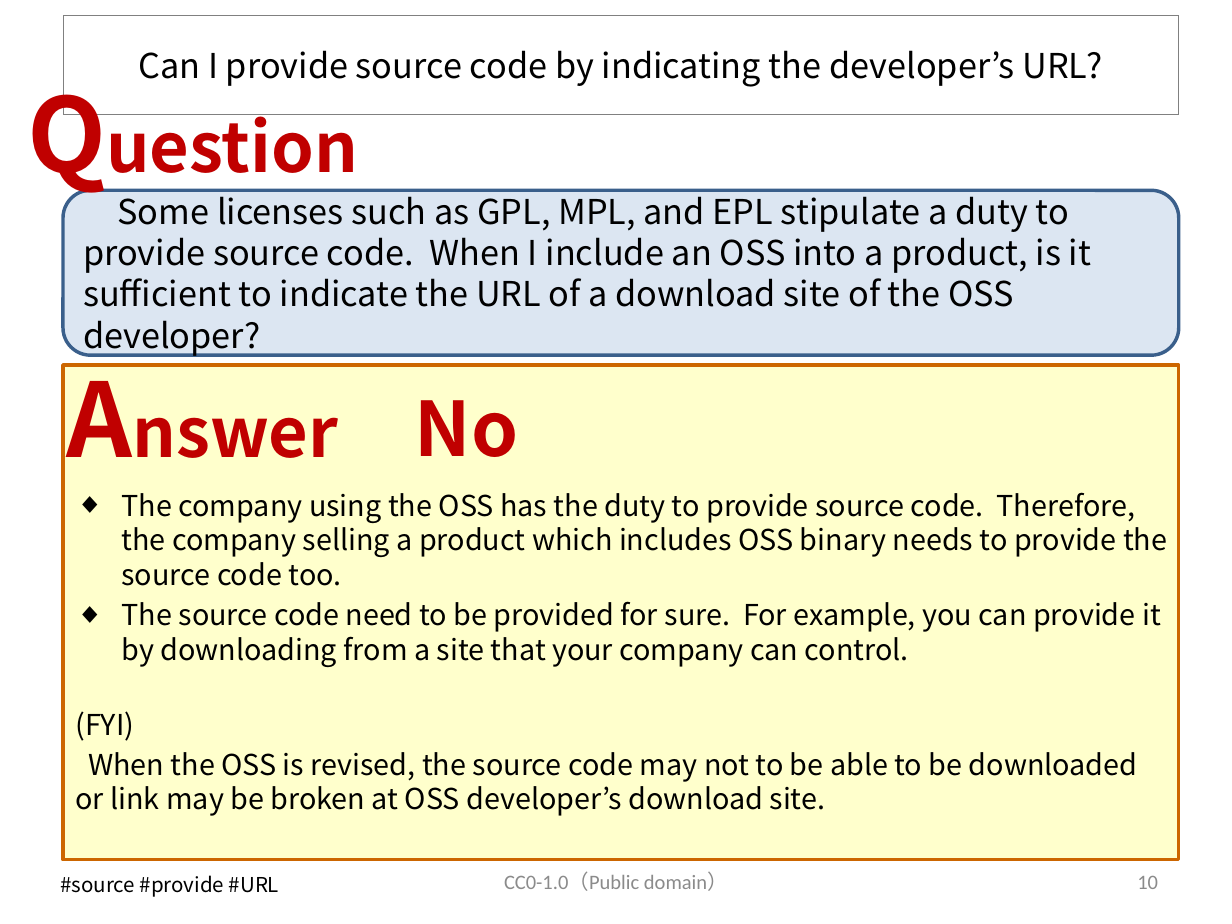
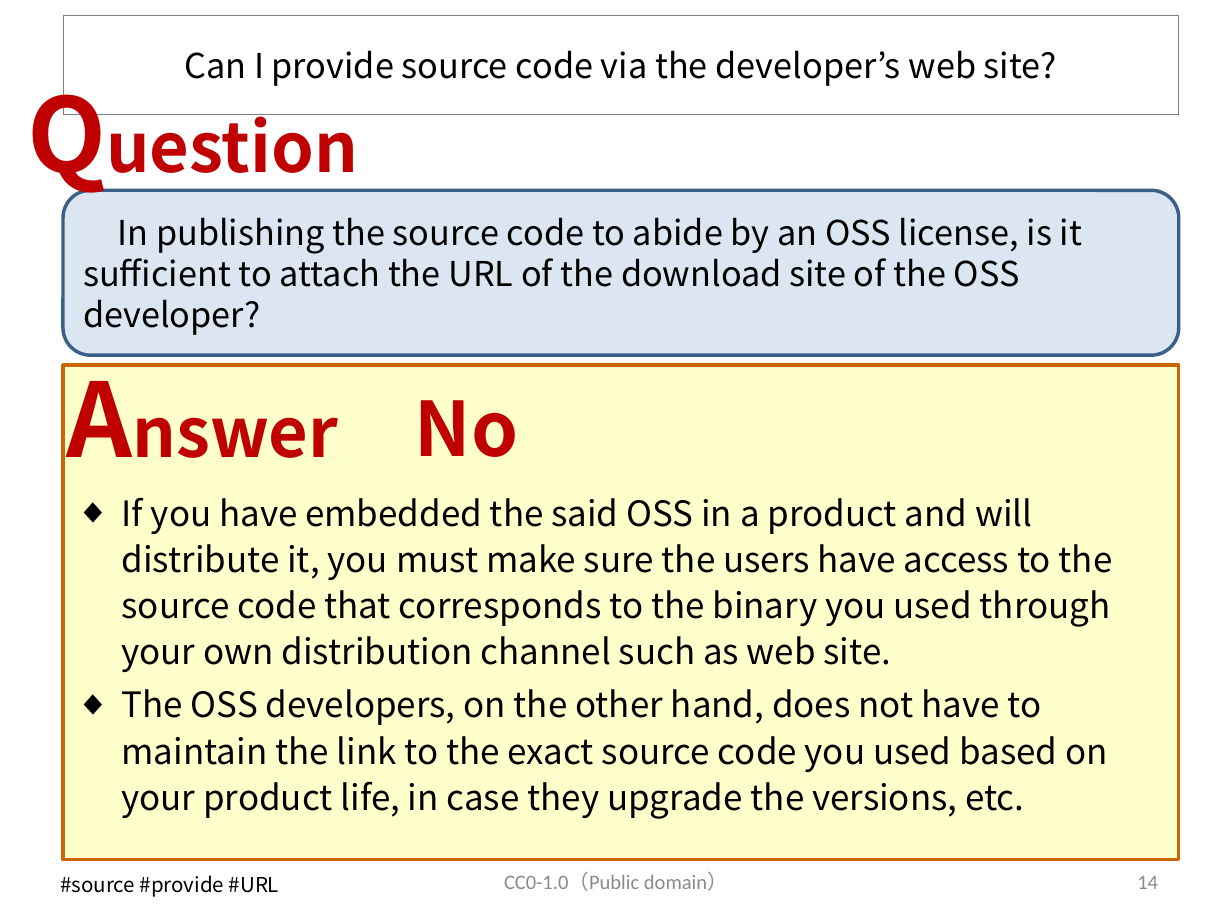
Before and after one commit to OpenChain-Project/OpenChain-JWG, a slide deck: slide 15 of Education_Material/FAQ/Misunderstandings_of_OSS_licenses_CC0.pptx (slide 11 before the commit). Drawn at 1232x924 pixels with LibreOffice and Linux fonts; fonts in the diff are those of the drawing. Boxes give left, top, right and bottom in pixels: in the first picture for what was removed or moved away, otherwise in the second. Text is boxed around its words. In the diff, an @@ line names an element or a change of style, - is before the commit and + after.

```diff
--- a/Education_Material/FAQ/Misunderstandings_of_OSS_licenses_CC0.pptx
+++ b/Education_Material/FAQ/Misunderstandings_of_OSS_licenses_CC0.pptx
@@ title at [184,50,1057,86]: text changed @@
-Can I provide source code by indicating the developer’s URL?
+Can I provide source code via the developer’s web site?
@@ text in rounded rectangle at [83,217,1082,335]: text changed @@
-Some licenses such as GPL, MPL, and EPL stipulate a duty to provide source code. When I include an OSS into a product, is it sufficient to indicate the URL of a download site of the OSS developer?
+In publishing the source code to abide by an OSS license, is it sufficient to attach the URL of the download site of the OSS developer?
@@ text at [122,497,1113,819]: text changed; size 16.8 to 20.4 pt @@
-◆ The company using the OSS has the duty to provide source code. Therefore, the company selling a product which includes OSS binary needs to provide the source code too.
-◆ The source code need to be provided for sure. For example, you can provide it by downloading from a site that your company can control.
-(FYI)
-When the OSS is revised, the source code may not to be able to be downloaded or link may be broken at OSS developer’s download site.
+◆ If you have embedded the said OSS in a product and will distribute it, you must make sure the users have access to the source code that corresponds to the binary you used through your own distribution channel such as web site.
+◆ The OSS developers, on the other hand, does not have to maintain the link to the exact source code you used based on your product life, in case they upgrade the versions, etc.
@@ page number at [1137,876,1158,889]: text changed @@
-10
+14
```
Also in this commit, not shown: 21 other slides changed, 7 slides added.
